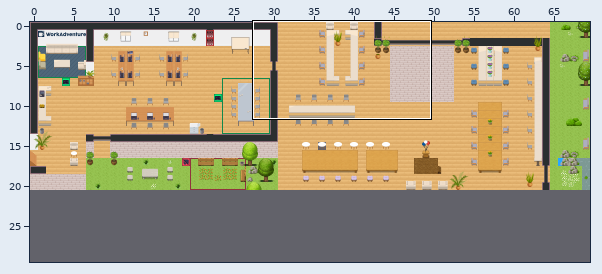
One commit to this Tiled map (JSON): office.tmj. The first picture is a wide view before the edit; the outline marks the close-up.
Close-up. First the earlier version:
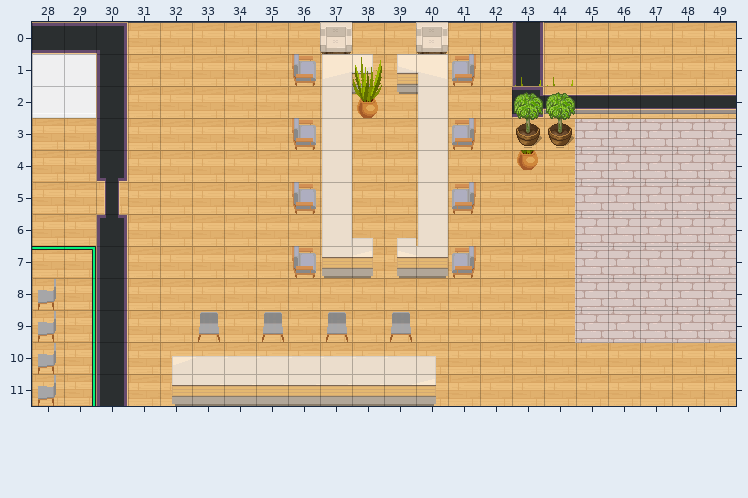
Cells are 32x32 px. Shown: x 28..49, y 0..11. The commit also changed other parts of the map, which this record leaves out. The old version is drawn lined up with the new one.
The result:
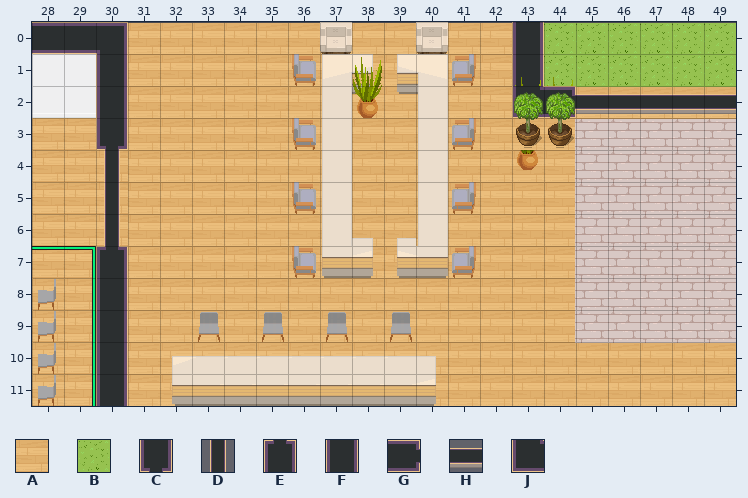
Key: from "Chunk 1": A 3, B 6, C 20, D 25, E 26, F 55, G 60, H 61, J 116.
_ is an empty cell.
Tiles replaced or removed in this view: A, C, E, F, G, H.
Tiles of an added or newly shown layer are drawn over the layers below it.
Diff:
Changed rows in their new state; . is an unchanged cell.
map size 70x21 -> 70x30 cells
Layer "floor/xbit open floor":
first column x 44:
 0 BBBBBB
 1 BBBBBB
Layer "walls/Xbit Open office":
first column x 30:
 2 .............JG
 4 _..............
 6 _..............
Layer "walls/walls1":
first column x 30:
 3 C
 4 _
 6 _
 7 E
Layer "above/xbit above" (added):
first column x 30:
 4 D
 6 D
Boxes around the changes in both close-ups, in picture pixels (x1, y1, x2, y2):
changed: (512, 23, 735, 118)
changed: (96, 146, 128, 182)
changed: (96, 214, 128, 250)
